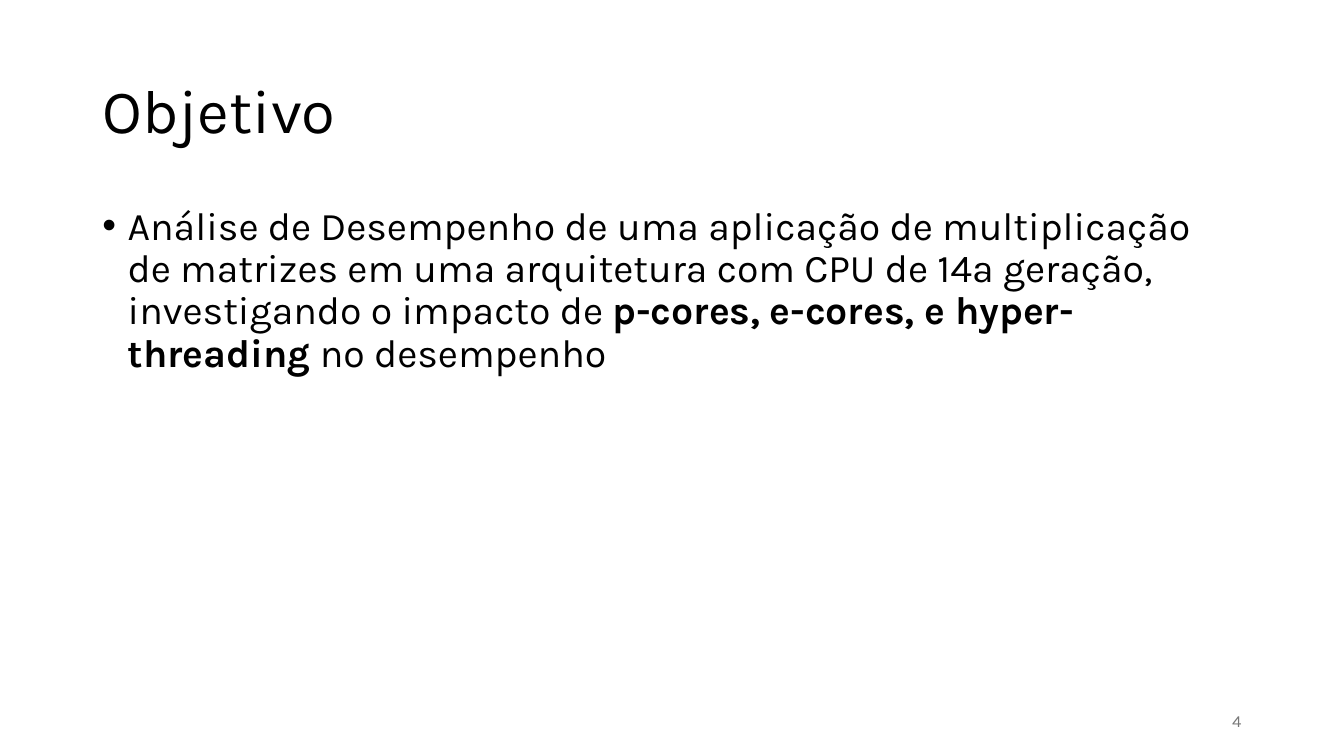
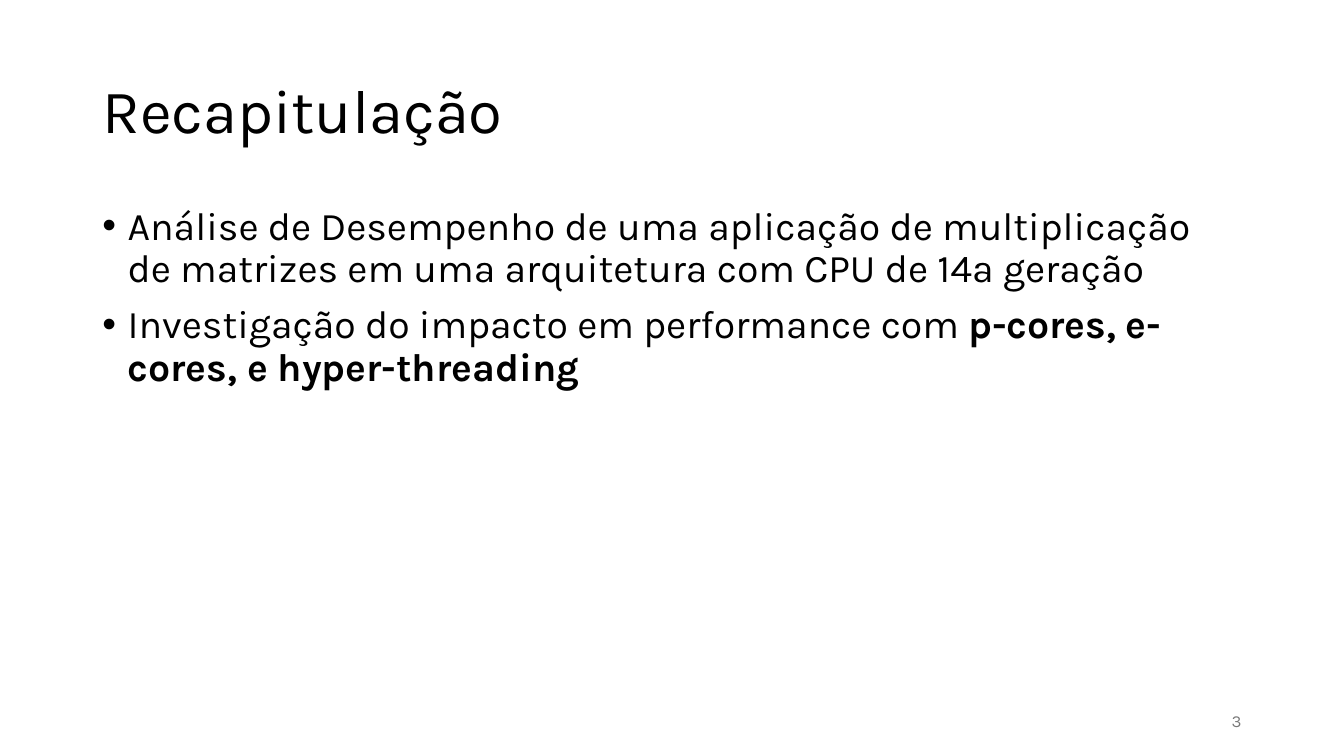
Before and after one commit to jlggross/TF-cmp223, a slide deck: slide 3 of 02-Parcial/02-Parcial-Apresentacao.pptx (slide 4 before the commit). Drawn at 1344x756 pixels with LibreOffice and Linux fonts; fonts in the diff are those of the drawing. Boxes give left, top, right and bottom in pixels: in the first picture for what was removed or moved away, otherwise in the second. Text is boxed around its words. In the diff, an @@ line names an element or a change of style, - is before the commit and + after.

Commit message:
Apresentação

```diff
--- a/02-Parcial/02-Parcial-Apresentacao.pptx
+++ b/02-Parcial/02-Parcial-Apresentacao.pptx
@@ title at [102, 90, 502, 148]: text changed @@
-Objetivo
+Recapitulação
@@ text at [128, 210, 1190, 391]: text changed @@
-• Análise de Desempenho de uma aplicação de multiplicação de matrizes em uma arquitetura com CPU de 14ª geração, investigando o impacto de p-cores, e-cores, e hyper-threading no desempenho
+• Análise de Desempenho de uma aplicação de multiplicação de matrizes em uma arquitetura com CPU de 14ª geração
+• Investigação do impacto em performance com p-cores, e-cores, e hyper-threading
@@ page number at [1232, 716, 1242, 727]: text changed @@
-4
+3
```
Also in this commit, not shown: 1 other slide changed, 9 slides added, 8 slides removed.
